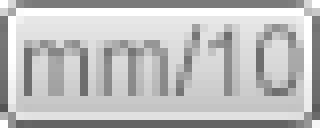
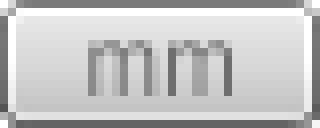
Comparing the layer stacks of the two (320, 128) images. Changes:
renamed "mm/10" to "mm", painted on it over (x1=24, y1=24, x2=304, y2=96)
